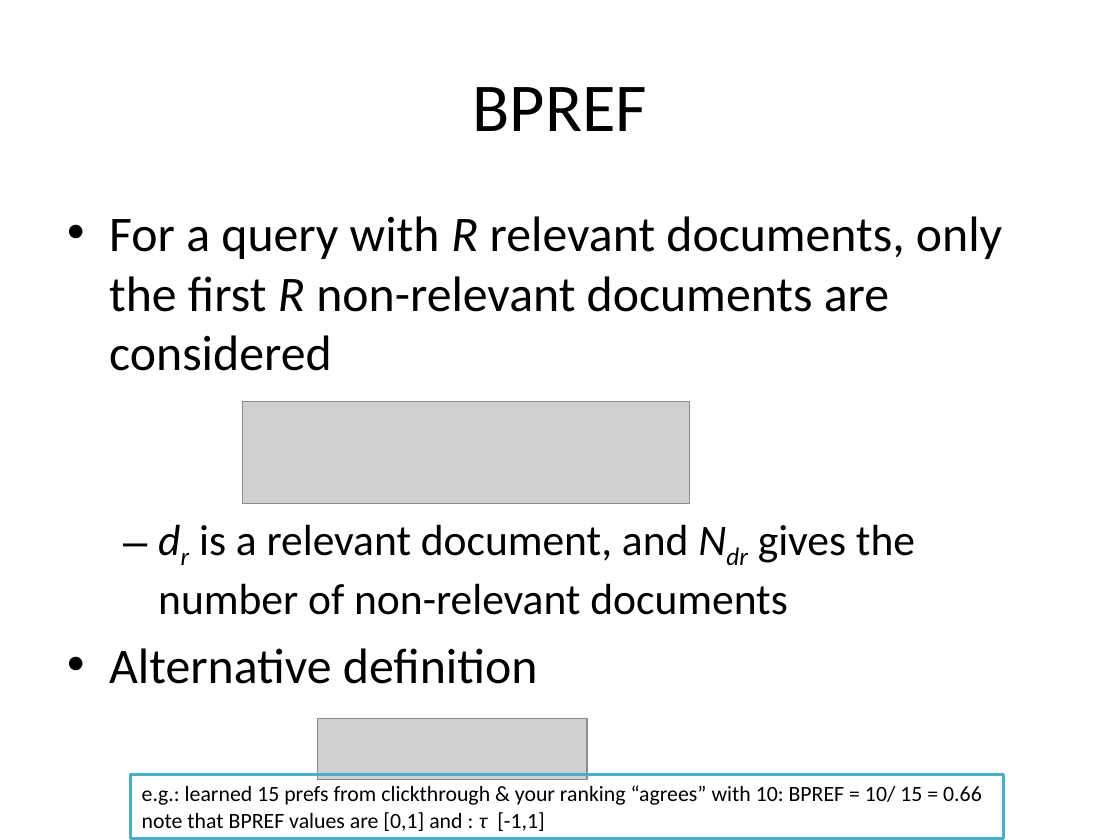
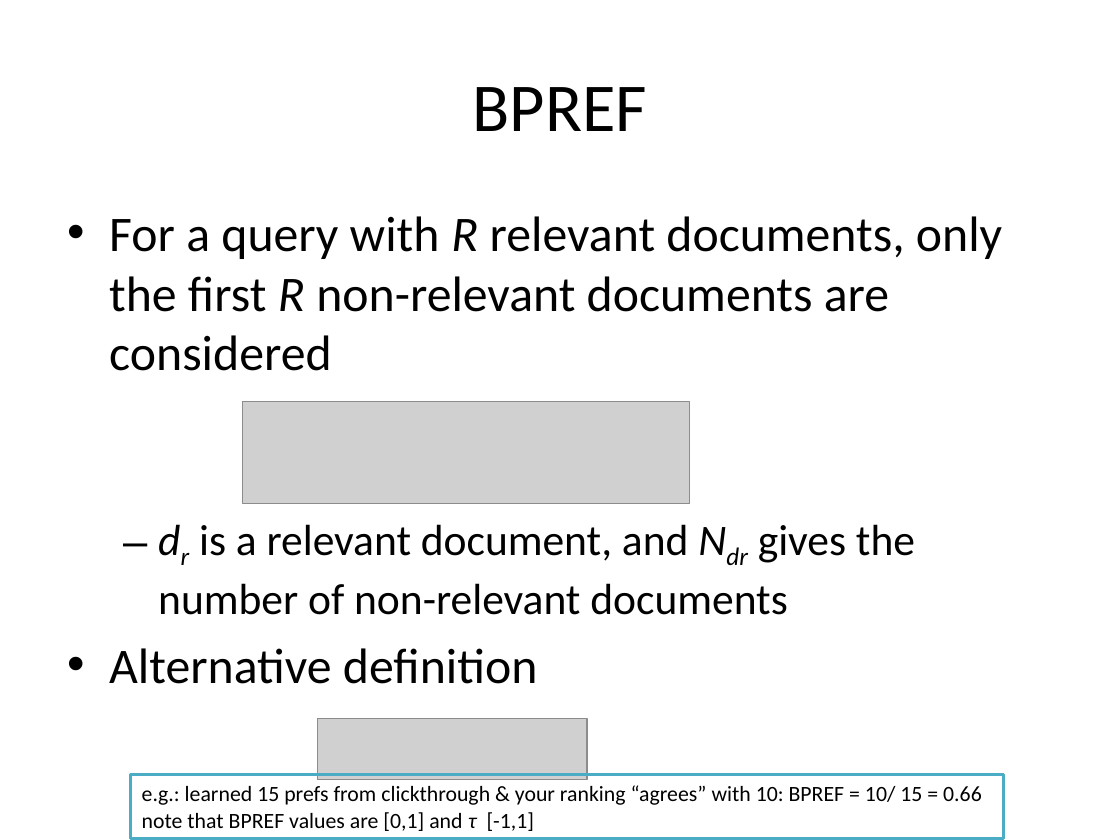
Before and after one commit to phvargas/cs834-f16, a slide deck: slide 41 of slides/chap8-mln.pptx. Drawn at 1120x840 pixels with LibreOffice and Linux fonts; fonts in the diff are those of the drawing; grey boxes stand for pictures. Boxes give left, top, right and bottom in pixels: in the first picture for what was removed or moved away, otherwise in the second. Text is boxed around its words. In the diff, an @@ line names an element or a change of style, - is before the commit and + after.

```diff
--- a/slides/chap8-mln.pptx
+++ b/slides/chap8-mln.pptx
@@ text in rectangle at (142,812,535,831): text changed @@
-note that BPREF values are [0,1] and : τ [-1,1]
+note that BPREF values are [0,1] and τ [-1,1]
```
Also in this commit, not shown: 1 other slide changed.
